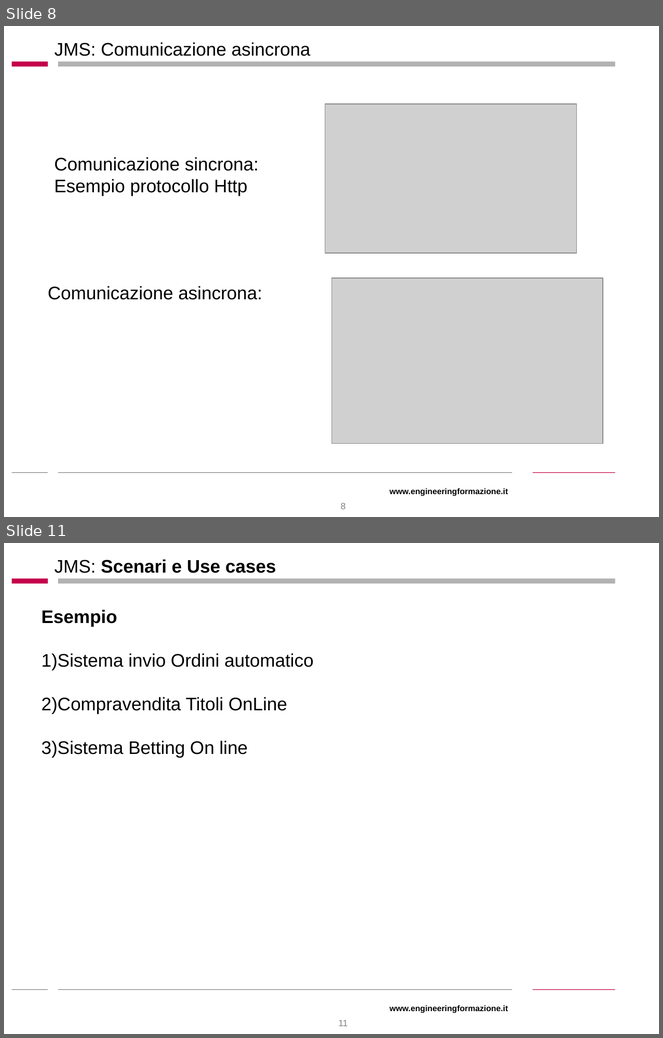
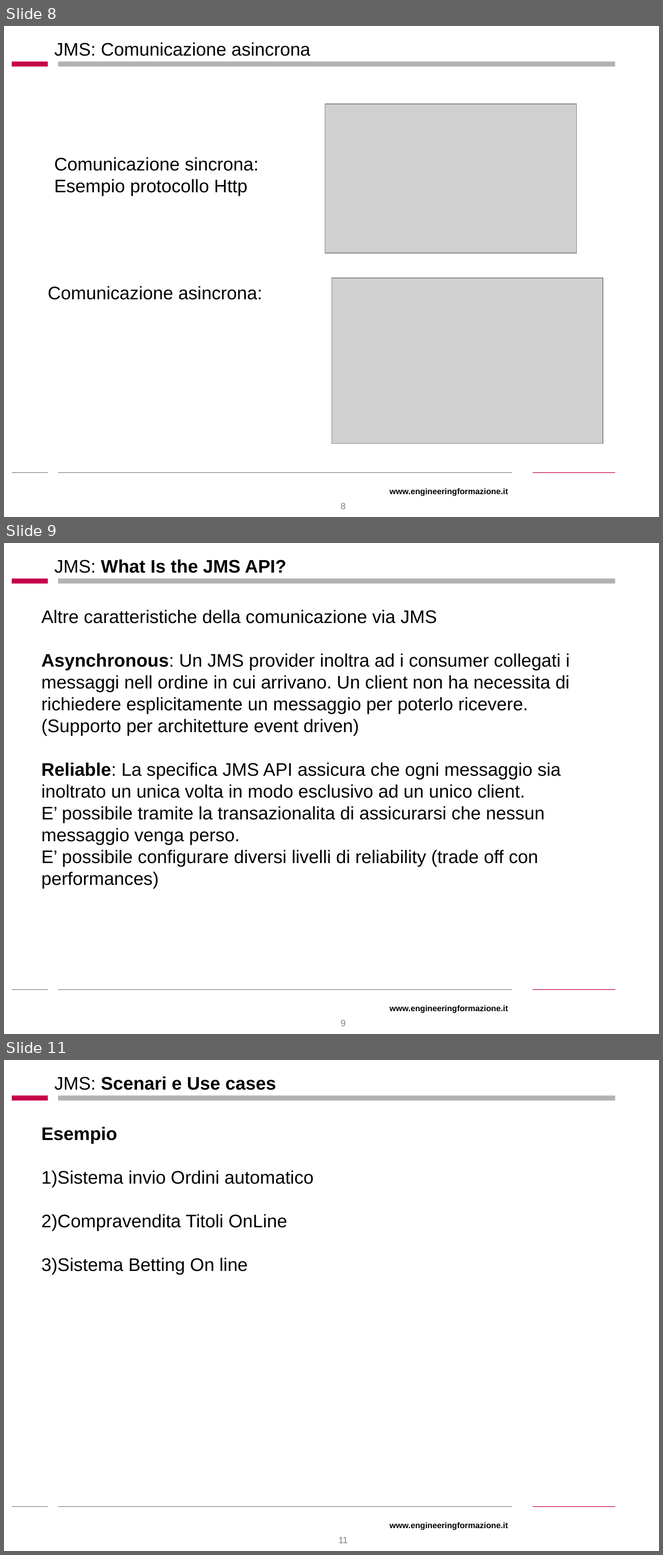
Before and after one commit to stefanofiorenza/SpringJ2EE, a slide deck: Docs/Slides/JMS.ppt. Shown one above the other, each under a label of ours: slides 8 and 11 before the commit, slides 8, 9 and 11 after it; the slides between them are not shown. The pictures are 663x1038 and 663x1555 pixels, drawn with LibreOffice and Linux fonts; fonts in the diff are those of the drawing; grey boxes stand for pictures; background and template pictures are left out. Boxes give left, top, right and bottom in pixels: in the first picture for what was removed or moved away, otherwise in the second. Text is boxed around its words. In the diff, an @@ line names an element or a change of style, - is before the commit and + after.

```diff
--- a/Docs/Slides/JMS.ppt
+++ b/Docs/Slides/JMS.ppt
@@ slide 9 added at [4, 543, 659, 1034], background #FFFFFF; not listed: 6 template elements that a slide beside it also shows @@
@@ title added at [54, 559, 286, 573], 20 pt, text #000000, bold @@
+JMS: What Is the JMS API?
@@ text added at [41, 610, 570, 889], 20 pt, text #000000 @@
+Altre caratteristiche della comunicazione via JMS
+Asynchronous: Un JMS provider inoltra ad i consumer collegati i messaggi nell ordine in cui arrivano. Un client non ha necessita di richiedere esplicitamente un messaggio per poterlo ricevere. (Supporto per architetture event driven)
+Reliable: La specifica JMS API assicura che ogni messaggio sia inoltrato un unica volta in modo esclusivo ad un unico client.
+E’ possibile tramite la transazionalita di assicurarsi che nessun messaggio venga perso.
+E’ possibile configurare diversi livelli di reliability (trade off con performances)
@@ page number added at [341, 1020, 346, 1027], 10 pt, text #808080 @@
+9
```
Also in this commit, not shown: 4 slides changed, 9 other slides added, 15 slides removed, 4 other files.
